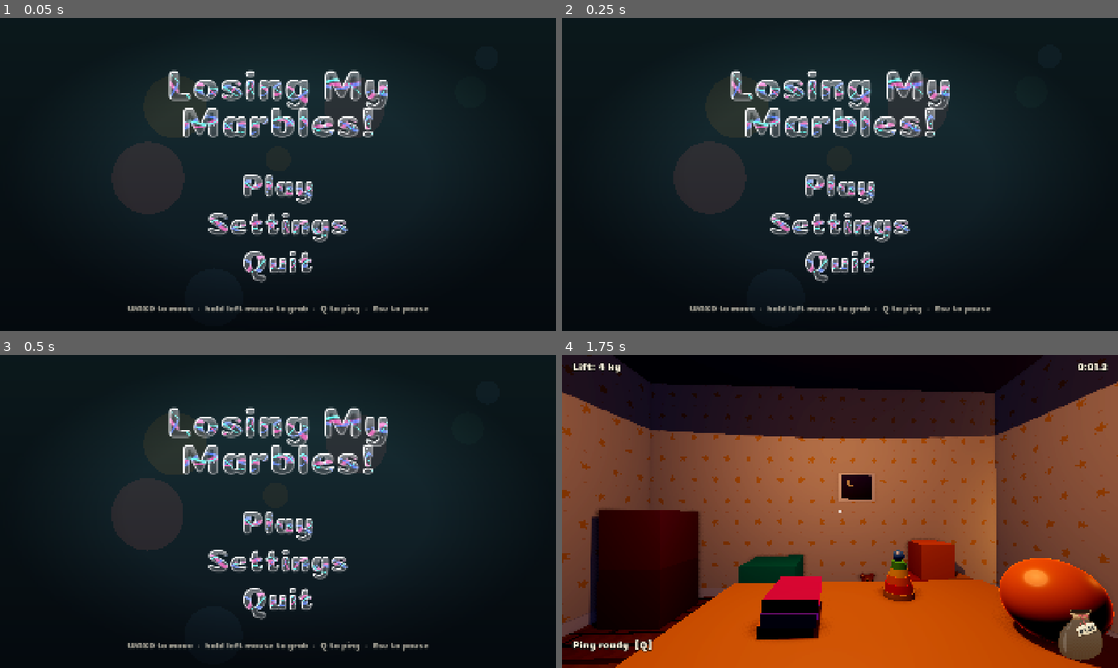
Above: before the commit, frames 1-4 (two rows, left to right).
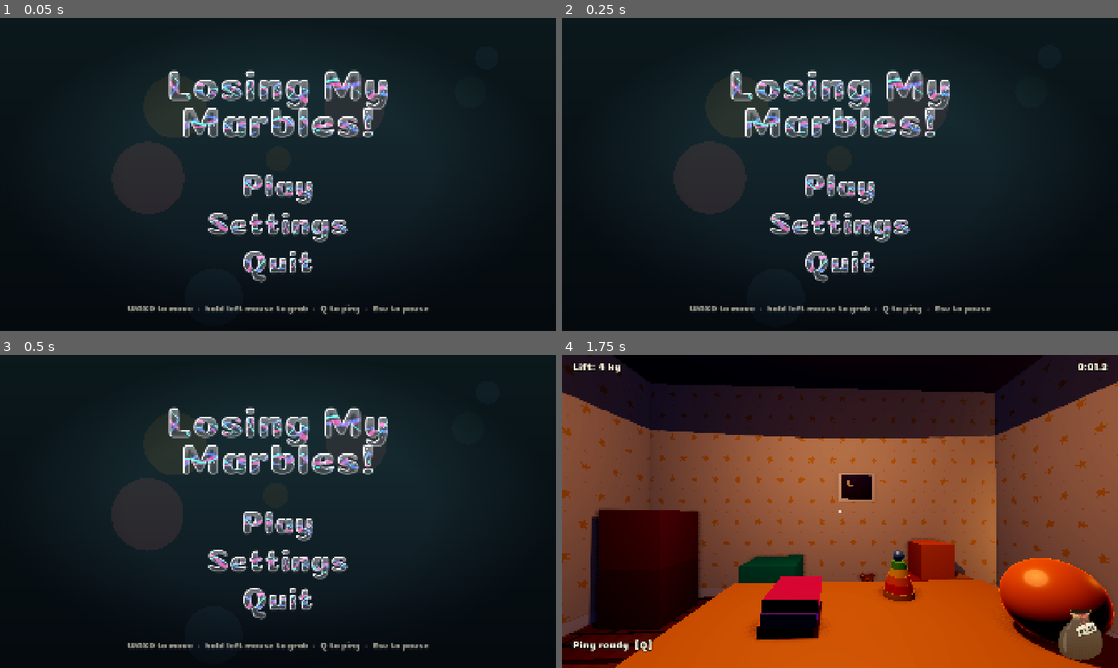
Above: after the commit, the same moments.

Repository: westo27/rummage
Game: Godot game, scene res://scenes/title.tscn
Same seed, same stepped clock (60 frames per second), same inputs: the game is played once before the commit and once after it.
Inputs (mouse positions are in pixels of both pictures, inside the frame that each line leads up to):
- Up to frame 1 (0.05 s): no input
- Up to frame 2 (0.25 s): no input
- Up to frame 3 (0.5 s): no input
- Up to frame 4 (1.75 s): click (840, 524) at 0.5 s; tap Enter at 1.25 s; move the mouse to (867, 511) at 1.27 s; hold W (move_forward) from 1.28 s (still down); hold Shift (run) from 1.28 s (still down); click (867, 511) at 1.42 s

The runs differ from the first frame. In frame 1, less than 0.1% of the frame differs, in the area x 33-70%, y 22-35%; in frame 2, 0.3%; in frame 3, 0.6%, in the area x 30-70%, y 18-37%; in frame 4, nothing differs.

Commit message:
Settings and pause menus use glass words instead of buttons; titles and headings drift slowly

Diff:
--- a/scripts/menu_panel.gd
+++ b/scripts/menu_panel.gd
@@ -41,6 +41,8 @@
 ## TIME * speed in the shader) so easing the speed in and out never makes
 ## them jump.
 var _drift: float = 0.0
+## A bare label's font size at rest (it's drawn this much bigger, grown).
+var bare_font_size: int = BARE_FONT_SIZE
 
 var _lift: float = 0.0
 var _sink: float = 0.0
@@ -147,11 +149,15 @@
 	var font: Font = UiStyle.font(700)
 
 	if bare:
-		var fs: int = roundi(BARE_FONT_SIZE * (1.0 + BARE_GROW))
-		var w: float = font.get_string_size(label_text, HORIZONTAL_ALIGNMENT_LEFT, -1, fs).x
-		var at := Vector2((size.x - w) * 0.5, (size.y + fs * UiStyle.CAP_HEIGHT) * 0.5)
+		var fs: int = roundi(bare_font_size * (1.0 + BARE_GROW))
+		var words: String = label_text if label_text != "" else glyph
+		var w: float = font.get_string_size(words, HORIZONTAL_ALIGNMENT_LEFT, -1, fs).x
+		# Words are centred on their capitals; − and + sit lower in the font,
+		# around the middle of the lowercase letters, so they're centred there.
+		var lift: float = UiStyle.CAP_HEIGHT * 0.5 if label_text != "" else 0.27
+		var at := Vector2((size.x - w) * 0.5, size.y * 0.5 + fs * lift)
 		UiStyle.set_marble_line(_text, at.y, fs)
-		_text.draw_string(font, at, label_text, HORIZONTAL_ALIGNMENT_LEFT, -1, fs, UiStyle.CREAM)
+		_text.draw_string(font, at, words, HORIZONTAL_ALIGNMENT_LEFT, -1, fs, UiStyle.CREAM)
 		return
 
 	if glyph != "":
@@ -202,13 +208,24 @@
 
 ## Just the words, big and glassy, with no panel behind them. Sized to fit the
 ## words at their hovered size, so growing never spills past the click area.
-static func make_text(text: String) -> MenuPanel:
+static func make_text(text: String, font_size: int = BARE_FONT_SIZE) -> MenuPanel:
 	var panel := MenuPanel.new()
 	panel.label_text = text
 	panel.bare = true
-	var fs: int = roundi(BARE_FONT_SIZE * (1.0 + BARE_GROW))
+	panel.bare_font_size = font_size
+	var fs: int = roundi(font_size * (1.0 + BARE_GROW))
 	var w: float = UiStyle.font(700).get_string_size(text, HORIZONTAL_ALIGNMENT_LEFT, -1, fs).x
 	panel.custom_minimum_size = Vector2(w + 40.0, fs * 1.05)
+	return panel
+
+
+## A bare − or + for the settings rows: a fixed square, so both line up.
+static func make_text_stepper(character: String) -> MenuPanel:
+	var panel := MenuPanel.new()
+	panel.glyph = character
+	panel.bare = true
+	panel.bare_font_size = 104
+	panel.custom_minimum_size = Vector2(110.0, 110.0)
 	return panel
 
 
--- a/scripts/pause_menu.gd
+++ b/scripts/pause_menu.gd
@@ -41,33 +41,34 @@
 
 	var column := VBoxContainer.new()
 	column.alignment = BoxContainer.ALIGNMENT_CENTER
-	column.add_theme_constant_override("separation", 60)
+	column.add_theme_constant_override("separation", 90)
 	_panels.add_child(column)
 
-	var heading := UiStyle.label("Paused", 110, UiStyle.CREAM)
+	var heading := UiStyle.label("Paused", UiStyle.TITLE_FONT_SIZE, UiStyle.CREAM)
 	heading.horizontal_alignment = HORIZONTAL_ALIGNMENT_CENTER
+	UiStyle.set_marble_drift(heading)
 	column.add_child(heading)
 
-	# The same stack of pills as the title screen, so pausing feels like the
+	# The same glass words as the title screen, so pausing feels like the
 	# same menu rather than a different one.
 	var stack := VBoxContainer.new()
 	stack.alignment = BoxContainer.ALIGNMENT_CENTER
-	stack.add_theme_constant_override("separation", 28)
+	stack.add_theme_constant_override("separation", 0)
 	column.add_child(stack)
 
-	var resume := MenuPanel.make_pill("play", "Resume", UiStyle.AMBER)
+	var resume := MenuPanel.make_text("Resume")
 	resume.pressed.connect(close)
 	stack.add_child(resume)
 
-	var settings := MenuPanel.make_pill("sliders", "Settings", UiStyle.MINT)
+	var settings := MenuPanel.make_text("Settings")
 	settings.pressed.connect(_on_settings)
 	stack.add_child(settings)
 
-	var restart := MenuPanel.make_pill("loop", "Restart", UiStyle.SKY)
+	var restart := MenuPanel.make_text("Restart")
 	restart.pressed.connect(_on_restart)
 	stack.add_child(restart)
 
-	var quit := MenuPanel.make_pill("house", "Title", UiStyle.CORAL)
+	var quit := MenuPanel.make_text("Title")
 	quit.pressed.connect(_on_quit_to_title)
 	stack.add_child(quit)
 
--- a/scripts/settings_menu.gd
+++ b/scripts/settings_menu.gd
@@ -3,9 +3,8 @@
 ## The settings page, shared by the title screen and the pause menu.
 ##
 ## Built in code rather than as a .tscn, because it's a list of near-identical
-## rows: a name, a minus panel, the current value, a plus panel. Steppers
-## instead of sliders so every control is the same big point-and-click panel
-## and nothing needs dragging.
+## rows: a name, a glass minus, the current value, a glass plus. Steppers
+## instead of sliders so nothing needs dragging.
 ##
 ## Changes apply immediately and are written to disk when the page closes.
 
@@ -32,6 +31,7 @@
 
 	var heading := UiStyle.label("Settings", 96, UiStyle.CREAM)
 	heading.horizontal_alignment = HORIZONTAL_ALIGNMENT_CENTER
+	UiStyle.set_marble_drift(heading)
 	column.add_child(heading)
 
 	var spacer := Control.new()
@@ -53,8 +53,7 @@
 	spacer2.custom_minimum_size = Vector2(0.0, 40.0)
 	column.add_child(spacer2)
 
-	var back := MenuPanel.make_pill("back", "Back", UiStyle.MINT)
-	back.custom_minimum_size = Vector2(560.0, 140.0)
+	var back := MenuPanel.make_text("Back", 96)
 	back.pressed.connect(_close)
 	var back_row := CenterContainer.new()
 	back_row.add_child(back)
@@ -102,7 +101,7 @@
 	row.add_child(name_label)
 
 	# A real minus sign, not a hyphen, so it matches the weight of the plus.
-	var down := MenuPanel.make_stepper("−")
+	var down := MenuPanel.make_text_stepper("−")
 	down.pressed.connect(_adjust.bind(key, -1))
 	row.add_child(down)
 
@@ -110,11 +109,10 @@
 	value.horizontal_alignment = HORIZONTAL_ALIGNMENT_CENTER
 	value.vertical_alignment = VERTICAL_ALIGNMENT_CENTER
 	value.custom_minimum_size = Vector2(240.0, 110.0)
-	value.add_theme_stylebox_override("normal", UiStyle.plate_box())
 	_value_labels[key] = value
 	row.add_child(value)
 
-	var up := MenuPanel.make_stepper("+")
+	var up := MenuPanel.make_text_stepper("+")
 	up.pressed.connect(_adjust.bind(key, 1))
 	row.add_child(up)
 	return row
--- a/scripts/title_screen.gd
+++ b/scripts/title_screen.gd
@@ -53,6 +53,7 @@
 	var title := UiStyle.label("Losing My\nMarbles!", UiStyle.TITLE_FONT_SIZE, UiStyle.CREAM)
 	title.horizontal_alignment = HORIZONTAL_ALIGNMENT_CENTER
 	title.add_theme_constant_override("line_spacing", 14)
+	UiStyle.set_marble_drift(title)
 	_panels.add_child(title)
 
 	var gap := Control.new()
--- a/scripts/ui_style.gd
+++ b/scripts/ui_style.gd
@@ -298,6 +298,18 @@
 	var m := ShaderMaterial.new()
 	m.shader = MARBLE_SHADER
 	item.material = m
+
+
+## How fast headings' swirls drift, in radians per second: slower than a
+## pointed-at menu word, so the words you can click still stand out.
+const HEADING_DRIFT: float = 0.25
+
+
+## Sets a marble label's swirls drifting slowly and forever.
+static func set_marble_drift(item: CanvasItem, speed: float = HEADING_DRIFT) -> void:
+	var m := item.material as ShaderMaterial
+	if m != null:
+		m.set_shader_parameter("drift_speed", speed)
 
 
 ## Tells the marble shader where a line of text sits in the item's own pixels.
--- a/shaders/marble_text.gdshader
+++ b/shaders/marble_text.gdshader
@@ -18,6 +18,9 @@
 uniform float glass_clarity = 0.7;
 // Slides the swirls along, in radians. Menu words animate it while pointed at.
 uniform float drift = 0.0;
+// A steady drift on top, in radians per second, for headings that always flow.
+// TIME keeps running while the game is paused, so the pause menu flows too.
+uniform float drift_speed = 0.0;
 
 // VERTEX is in the node's own coordinates in vertex(); the fragment step gets
 // it interpolated per pixel through these varyings.
@@ -38,7 +41,7 @@
 // A soft ribbon that wanders across the letter: 1 on its centre line.
 float ribbon(vec2 g, float seed, float width) {
 	// Each ribbon drifts at its own pace, so they slide past each other.
-	float ph = seed * 6.283 + drift * (0.6 + 0.8 * hash(seed + 0.9));
+	float ph = seed * 6.283 + (drift + TIME * drift_speed) * (0.6 + 0.8 * hash(seed + 0.9));
 	float lean = mix(-0.6, 0.6, hash(seed + 0.3));
 	float cy = 0.5 + (g.x - 0.5) * lean + 0.18 * sin(g.x * 4.0 + ph)
 		+ 0.03 * sin(g.y * 5.0 + ph * 2.0);
